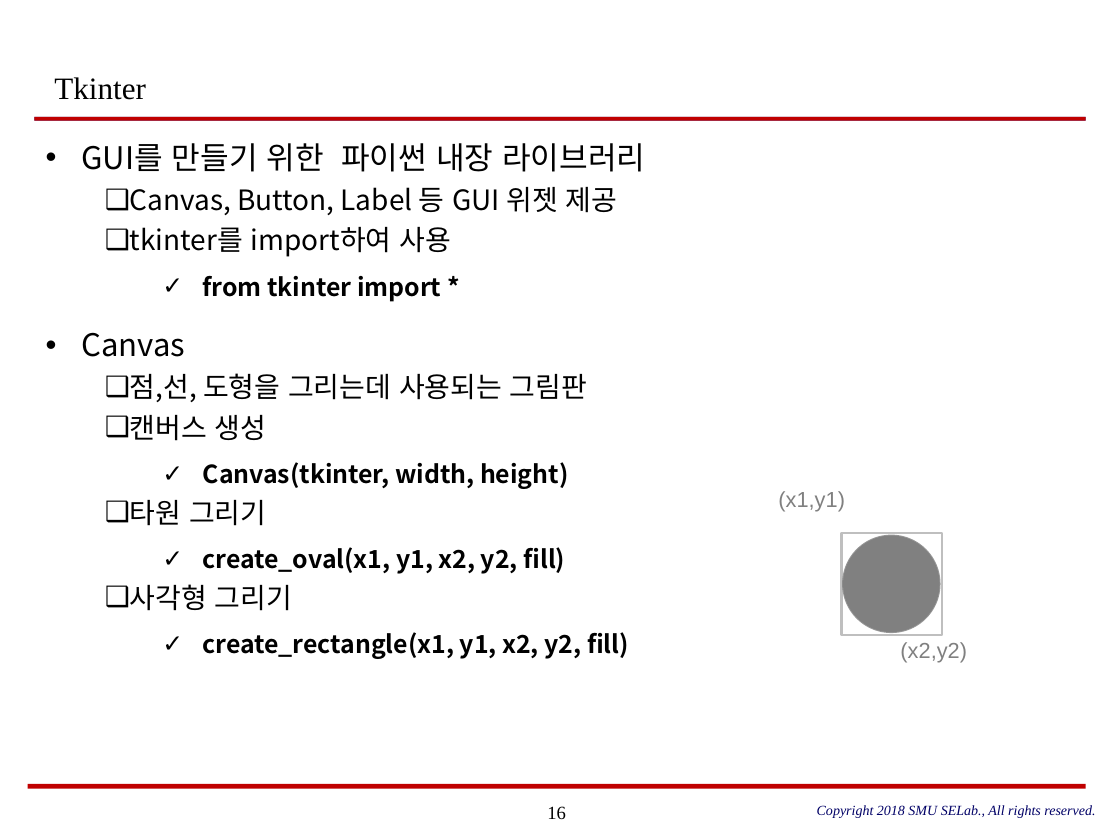
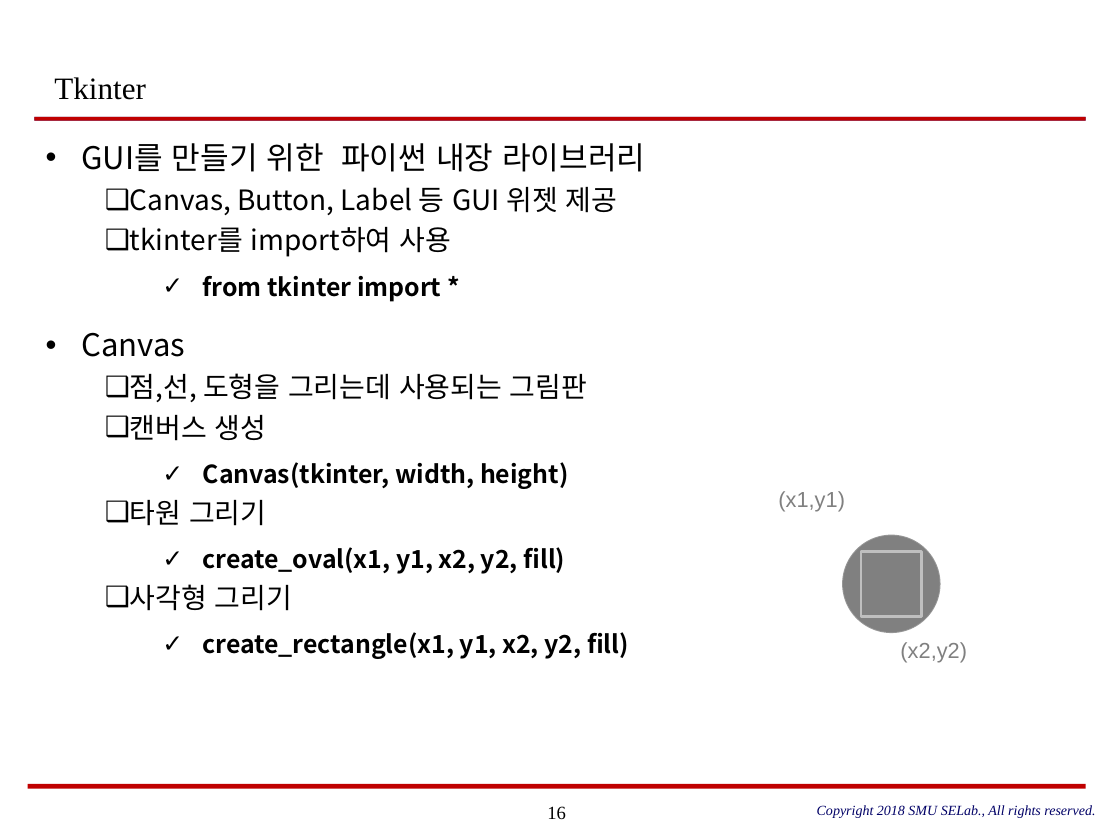
Before and after one commit to SungPilHan/brick_crush, a slide deck: slide 16 of Doc/[OOP] Brick Breaker_최종.pptx. Drawn at 1120x840 pixels with LibreOffice and Linux fonts; fonts in the diff are those of the drawing. Boxes give left, top, right and bottom in pixels: in the first picture for what was removed or moved away, otherwise in the second. Text is boxed around its words. In the diff, an @@ line names an element or a change of style, - is before the commit and + after.

```diff
--- a/Doc/[OOP] Brick Breaker_최종.pptx
+++ b/Doc/[OOP] Brick Breaker_최종.pptx
@@ rectangle: place and size @@
-rectangle at bbox=[842, 533, 943, 635]
+rectangle at bbox=[861, 551, 922, 616]
```
Also in this commit, not shown: 1 other slide changed, 1 slide added.
